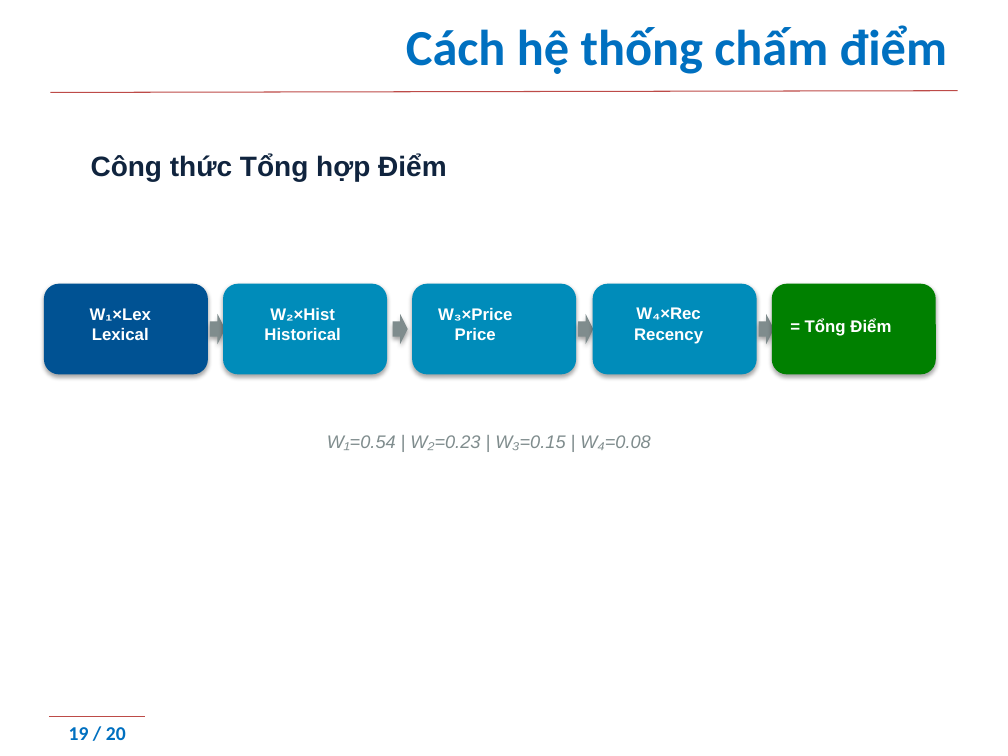
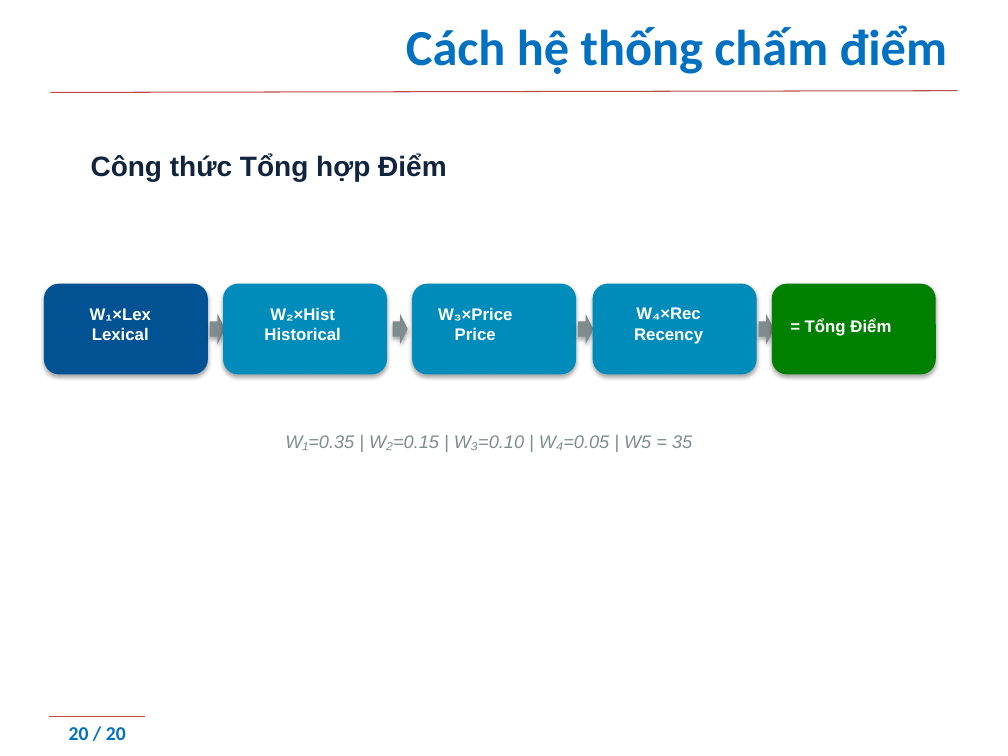
Before and after one commit to minhnc9504/DAUTHAU, a slide deck: slide 20 of Project Presentation Final.pptx (slide 19 before the commit). Drawn at 1008x756 pixels with LibreOffice and Linux fonts; fonts in the diff are those of the drawing; background and template pictures are left out. Boxes give left, top, right and bottom in pixels: in the first picture for what was removed or moved away, otherwise in the second. Text is boxed around its words. In the diff, an @@ line names an element or a change of style, - is before the commit and + after.

```diff
--- a/Project Presentation Final.pptx
+++ b/Project Presentation Final.pptx
@@ text at bbox=[285, 435, 692, 450]: text changed @@
-W₁=0.54 | W₂=0.23 | W₃=0.15 | W₄=0.08
+W₁=0.35 | W₂=0.15 | W₃=0.10 | W₄=0.05 | W5 = 35
@@ page number at bbox=[69, 727, 126, 740]: text changed @@
-19 / 20
+20 / 20
```
Also in this commit, not shown: 8 other slides changed, 1 slide added.
